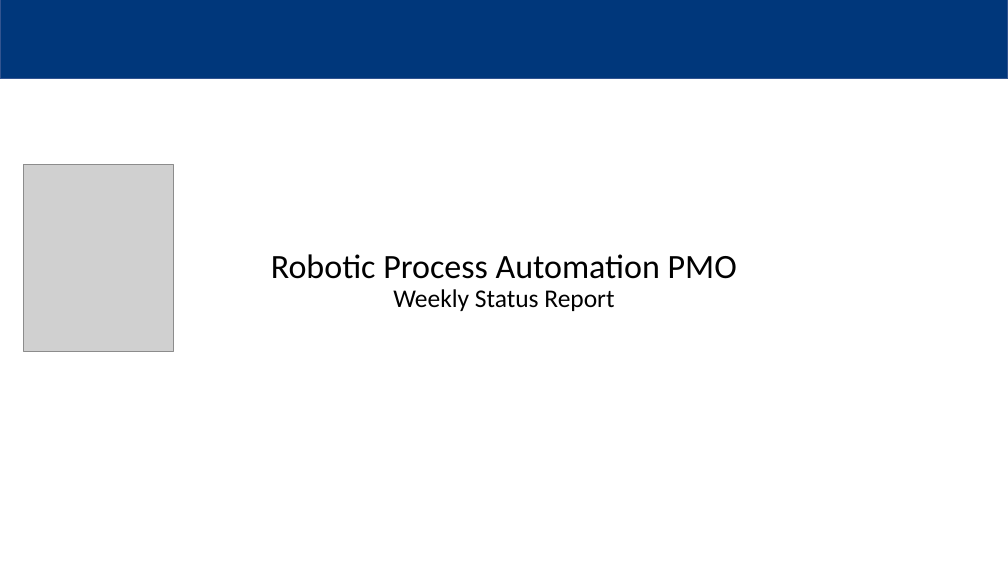
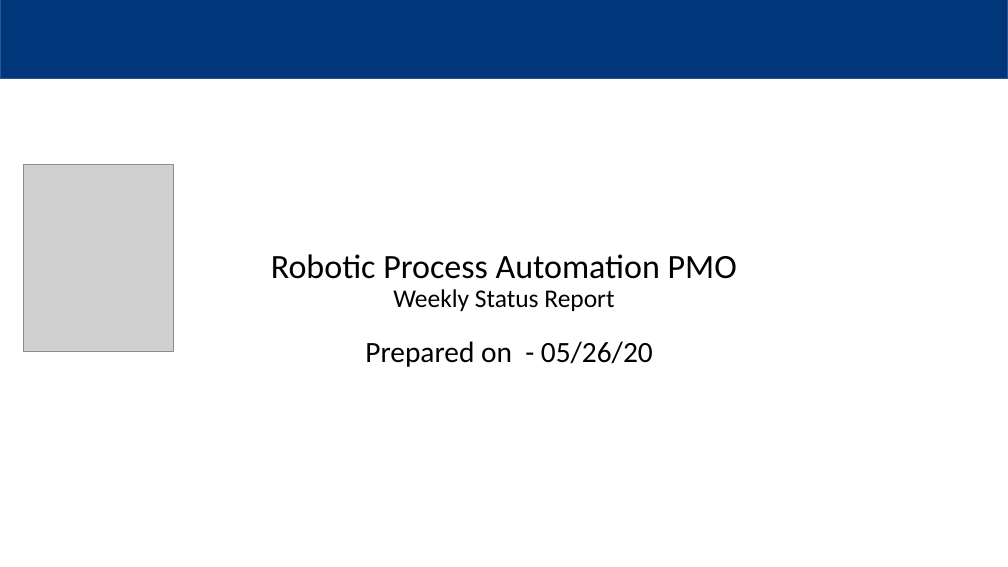
Before and after one commit to MindPetalSoftwareSolutions/VerticalApps_PMO-Bot, a slide deck: slide 1 of Data/Output/Robotic Process Automation PMO.pptx. Drawn at 1008x567 pixels with LibreOffice and Linux fonts; fonts in the diff are those of the drawing; grey boxes stand for pictures; background and template pictures are left out. Boxes give left, top, right and bottom in pixels: in the first picture for what was removed or moved away, otherwise in the second. Text is boxed around its words. In the diff, an @@ line names an element or a change of style, - is before the commit and + after.

```diff
--- a/Data/Output/Robotic Process Automation PMO.pptx
+++ b/Data/Output/Robotic Process Automation PMO.pptx
@@ text added at box(365, 341, 653, 367), 28 pt, text #000000 @@
+Prepared on - 05/26/20
```
Also in this commit, not shown: 1 slide added, 1 slide removed, 1 other file.
